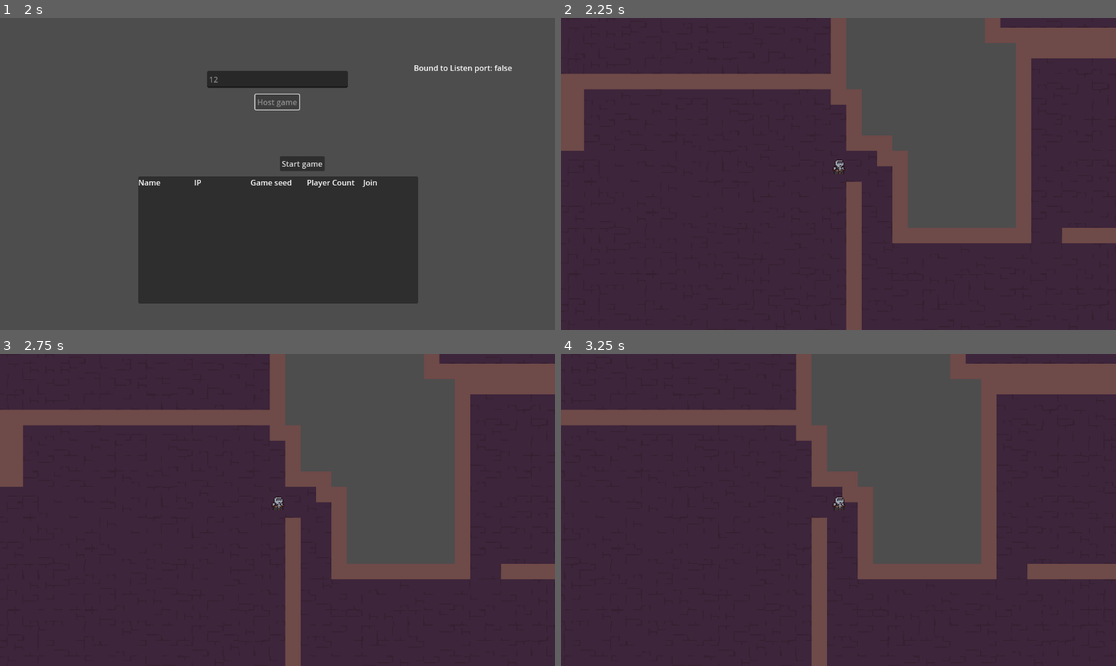
Above: before the commit, frames 1-4 (two rows, left to right).
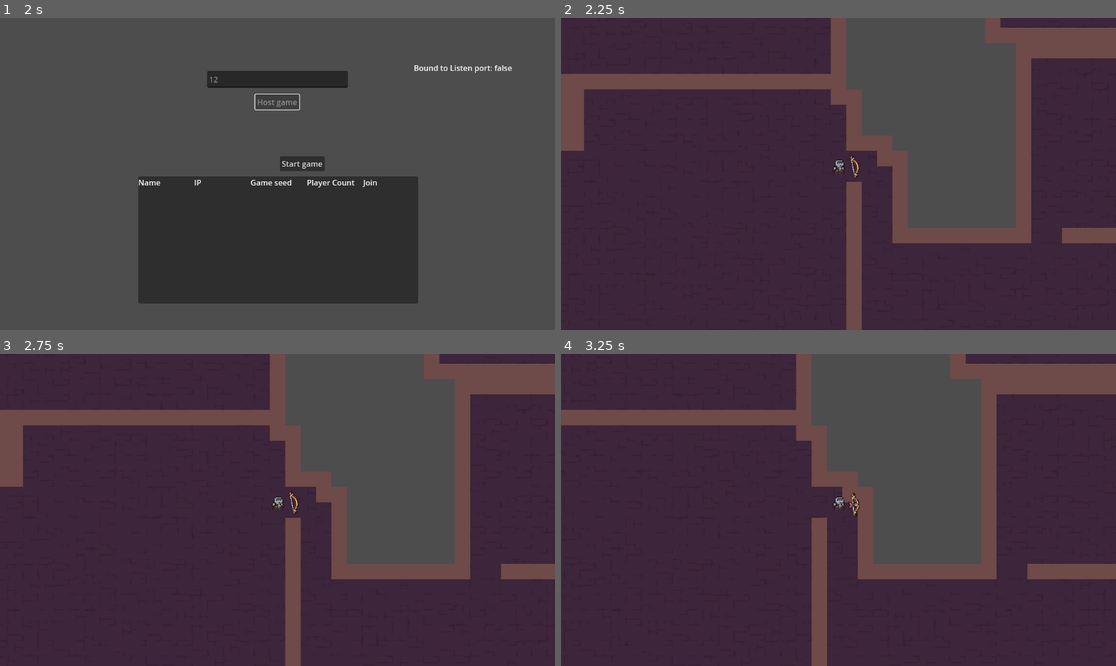
Above: after the commit, the same moments.

Repository: KSaB22/godot-game
Game: Godot game, scene res://scenes/main_menu.tscn
Two runs of this game, one before a commit and one after it. Both use one fixed random seed, a clock stepped at 60 frames per second and the inputs below.
Inputs (mouse positions are in pixels of both pictures, inside the frame that each line leads up to):
- Up to frame 1 (2 s): click (277, 80) at 0.52 s; type "12" at 0.6 s; click "Host game" at 1.25 s
- Up to frame 2 (2.25 s): click "Start game" at 2 s
- Up to frame 3 (2.75 s): no input
- Up to frame 4 (3.25 s): tap Enter at 2.75 s; move the mouse to (960, 494) at 2.77 s; hold Right (ui_right) from 2.78 s (still down); click (960, 494) at 2.85 s

Frame 1 is identical in both runs. In frame 2, less than 0.1% of the frame differs, in the area x 52-54%, y 44-52%; in frame 3, less than 0.1%; in frame 4, less than 0.1%, in the area x 51-54%, y 44-52%.

Commit message:
Starting to work on combat

Diff:
--- a/project.godot
+++ b/project.godot
@@ -53,6 +53,11 @@
 , Object(InputEventKey,"resource_local_to_scene":false,"resource_name":"","device":-1,"window_id":0,"alt_pressed":false …(183 unchanged characters)…
 ]
 }
+Fire={
+"deadzone": 0.2,
+"events": [Object(InputEventMouseButton,"resource_local_to_scene":false,"resource_name":"","device":-1,"window_id":0,"alt_pressed":false,"shift_pressed":false,"ctrl_pressed":false,"meta_pressed":false,"button_mask":0,"position":Vector2(0, 0),"global_position":Vector2(0, 0),"factor":1.0,"button_index":1,"canceled":false,"pressed":false,"double_click":false,"script":null)
+]
+}
 
 [rendering]
 
--- a/scenes/player.tscn
+++ b/scenes/player.tscn
@@ -1,10 +1,12 @@
-[gd_scene load_steps=9 format=3 uid="uid://cpcexofc4i1dl"]
+[gd_scene load_steps=11 format=3 uid="uid://cpcexofc4i1dl"]
 
 [ext_resource type="Texture2D" uid="uid://bhx8wgx4j5us6" path="res://assets/2D Pixel Dungeon Asset Pack/Character_animation/priests_idle/priest2/v1/priest2_v1_1.png" id="1_dqkch"]
 [ext_resource type="Script" uid="uid://4k4lvd74bosk" path="res://scripts/player.gd" id="1_qlg0r"]
 [ext_resource type="Texture2D" uid="uid://diat3j4j1xfpd" path="res://assets/2D Pixel Dungeon Asset Pack/Character_animation/priests_idle/priest2/v1/priest2_v1_2.png" id="2_qlg0r"]
+[ext_resource type="PackedScene" uid="uid://bt01byqqqqv21" path="res://scenes/projectile.tscn" id="2_tuyoq"]
 [ext_resource type="Texture2D" uid="uid://cdipkantw3vln" path="res://assets/2D Pixel Dungeon Asset Pack/Character_animation/priests_idle/priest2/v1/priest2_v1_3.png" id="3_tuyoq"]
 [ext_resource type="Texture2D" uid="uid://dfab5goyfxubq" path="res://assets/2D Pixel Dungeon Asset Pack/Character_animation/priests_idle/priest2/v1/priest2_v1_4.png" id="4_fjrip"]
+[ext_resource type="Texture2D" uid="uid://c4k7xe16ubjn7" path="res://assets/Pixel Crawler - Free Pack 2.0.4/Pixel Crawler - Free Pack/Weapons/Wood/Wood.png" id="7_fjrip"]
 
 [sub_resource type="SpriteFrames" id="SpriteFrames_smehm"]
 animations = [{
@@ -33,10 +35,14 @@
 properties/0/path = NodePath(".:position")
 properties/0/spawn = true
 properties/0/replication_mode = 1
+properties/1/path = NodePath("WeaponRotation:rotation")
+properties/1/spawn = true
+properties/1/replication_mode = 1
 
 [node name="Player" type="CharacterBody2D"]
 script = ExtResource("1_qlg0r")
 SPEED = 500.0
+projectile = ExtResource("2_tuyoq")
 
 [node name="AnimatedSprite2D" type="AnimatedSprite2D" parent="."]
 z_index = 5
@@ -55,3 +61,16 @@
 
 [node name="MultiplayerSynchronizer" type="MultiplayerSynchronizer" parent="."]
 replication_config = SubResource("SceneReplicationConfig_qlg0r")
+
+[node name="WeaponRotation" type="Node2D" parent="."]
+position = Vector2(0, -5)
+
+[node name="Weapon" type="Sprite2D" parent="WeaponRotation"]
+position = Vector2(17, 1)
+scale = Vector2(0.75, 0.75)
+texture = ExtResource("7_fjrip")
+region_enabled = true
+region_rect = Rect2(48, 48, 16, 32)
+
+[node name="ProjectileSpawn" type="Node2D" parent="WeaponRotation"]
+position = Vector2(22, 1)
--- /dev/null
+++ b/scenes/projectile.tscn
@@ -0,0 +1,19 @@
+[gd_scene load_steps=4 format=3 uid="uid://bt01byqqqqv21"]
+
+[ext_resource type="Script" uid="uid://2lnr7by01fdl" path="res://scripts/projectile.gd" id="1_c8fcr"]
+[ext_resource type="Texture2D" uid="uid://bujxfsqyd1oe6" path="res://assets/2D Pixel Dungeon Asset Pack/items and trap_animation/arrow/Just_arrow.png" id="2_q3m7n"]
+
+[sub_resource type="CapsuleShape2D" id="CapsuleShape2D_softn"]
+radius = 2.0
+height = 10.0
+
+[node name="Projectile" type="CharacterBody2D"]
+script = ExtResource("1_c8fcr")
+
+[node name="Sprite2D" type="Sprite2D" parent="."]
+rotation = -1.5708
+texture = ExtResource("2_q3m7n")
+
+[node name="CollisionShape2D" type="CollisionShape2D" parent="."]
+rotation = -1.5708
+shape = SubResource("CapsuleShape2D_softn")
--- a/scripts/main_menu.gd
+++ b/scripts/main_menu.gd
@@ -102,6 +102,7 @@
 
 	get_tree().root.add_child(scene)
 	self.hide()
+	$ServerBrowser/BroadcastTimer.stop()
 
 
 
--- a/scripts/player.gd
+++ b/scripts/player.gd
@@ -1,9 +1,15 @@
 extends CharacterBody2D
 
-@export var SPEED : float = 225.0
+@export var SPEED: float = 225.0
+@export var projectile: PackedScene
 
 @onready var cam: Camera2D = $Camera2D
-var syncPos = Vector2(0,0)
+@onready var weapon: Node2D = $WeaponRotation
+@onready var muzzle: Node2D = $WeaponRotation/ProjectileSpawn
+
+var syncedHP := 100.0
+var syncPos := Vector2.ZERO
+var syncRot := 0.0
 
 func _ready() -> void:
 	$MultiplayerSynchronizer.set_multiplayer_authority(str(name).to_int())
@@ -12,9 +18,23 @@
 
 func _physics_process(_delta: float) -> void:
 	if $MultiplayerSynchronizer.get_multiplayer_authority() == multiplayer.get_unique_id():
+		# Aim the weapon at the mouse (global coords)
+		weapon.look_at(get_global_mouse_position())
+		syncRot = weapon.rotation # radians
+
+		if Input.is_action_just_pressed("Fire"):
+			fire.rpc()
+
 		var vx := Input.get_axis("ui_left","ui_right") * SPEED
 		var vy := Input.get_axis("ui_up","ui_down") * SPEED
-		velocity.x = vx if (abs(vx) > 0.0) else move_toward(velocity.x, 0.0, SPEED)
-		velocity.y = vy if (abs(vy) > 0.0) else move_toward(velocity.y, 0.0, SPEED)
+		velocity.x = vx if abs(vx) > 0.0 else move_toward(velocity.x, 0.0, SPEED)
+		velocity.y = vy if abs(vy) > 0.0 else move_toward(velocity.y, 0.0, SPEED)
 		syncPos = global_position
 		move_and_slide()
+
+@rpc("any_peer","call_local")
+func fire():
+	var b := projectile.instantiate()
+	b.global_position = muzzle.global_position
+	b.global_rotation = weapon.global_rotation
+	get_tree().root.add_child(b)
--- /dev/null
+++ b/scripts/projectile.gd
@@ -0,0 +1,12 @@
+extends CharacterBody2D
+
+@export var SPEED: float = 500.0
+var direction := Vector2.ZERO
+
+func _ready() -> void:
+	# Face to the right by default; rotate that by our current rotation
+	direction = Vector2.RIGHT.rotated(global_rotation)
+
+func _physics_process(delta: float) -> void:
+	velocity = direction * SPEED
+	move_and_slide()
Binary file added: assets/Pixel Crawler - Free Pack 2.0.4/Pixel Crawler - Free Pack/Entities/Characters/Body_A/Animations/Carry_Idle/Carry_Idle_Down-Sheet.png
Not shown, added: assets/Pixel Crawler - Free Pack 2.0.4/Pixel Crawler - Free Pack/Entities/Characters/Body_A/Animations/Carry_Idle/Carry_Idle_Down-Sheet.png.import
Binary file added: assets/Pixel Crawler - Free Pack 2.0.4/Pixel Crawler - Free Pack/Entities/Characters/Body_A/Animations/Carry_Idle/Carry_Idle_Down.aseprite
Binary file added: assets/Pixel Crawler - Free Pack 2.0.4/Pixel Crawler - Free Pack/Entities/Characters/Body_A/Animations/Carry_Idle/Carry_Idle_Side-Sheet.png
Not shown, added: assets/Pixel Crawler - Free Pack 2.0.4/Pixel Crawler - Free Pack/Entities/Characters/Body_A/Animations/Carry_Idle/Carry_Idle_Side-Sheet.png.import
Binary file added: assets/Pixel Crawler - Free Pack 2.0.4/Pixel Crawler - Free Pack/Entities/Characters/Body_A/Animations/Carry_Idle/Carry_Idle_Side.aseprite
Binary file added: assets/Pixel Crawler - Free Pack 2.0.4/Pixel Crawler - Free Pack/Entities/Characters/Body_A/Animations/Carry_Idle/Carry_Idle_Up-Sheet.png
Not shown, added: assets/Pixel Crawler - Free Pack 2.0.4/Pixel Crawler - Free Pack/Entities/Characters/Body_A/Animations/Carry_Idle/Carry_Idle_Up-Sheet.png.import
Binary file added: assets/Pixel Crawler - Free Pack 2.0.4/Pixel Crawler - Free Pack/Entities/Characters/Body_A/Animations/Carry_Idle/Carry_Idle_Up.aseprite
Binary file added: assets/Pixel Crawler - Free Pack 2.0.4/Pixel Crawler - Free Pack/Entities/Characters/Body_A/Animations/Carry_Run/Carry_Run_Down-Sheet.png
Not shown, added: assets/Pixel Crawler - Free Pack 2.0.4/Pixel Crawler - Free Pack/Entities/Characters/Body_A/Animations/Carry_Run/Carry_Run_Down-Sheet.png.import
Binary file added: assets/Pixel Crawler - Free Pack 2.0.4/Pixel Crawler - Free Pack/Entities/Characters/Body_A/Animations/Carry_Run/Carry_Run_Down.aseprite
(and 496 more such lines)
